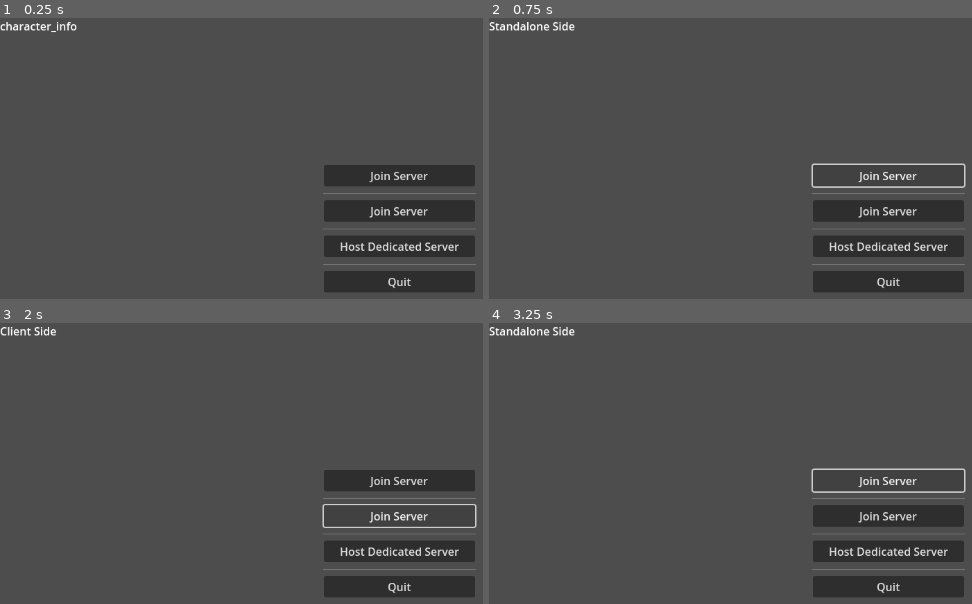
Above: before the commit, frames 1-4 (two rows, left to right).
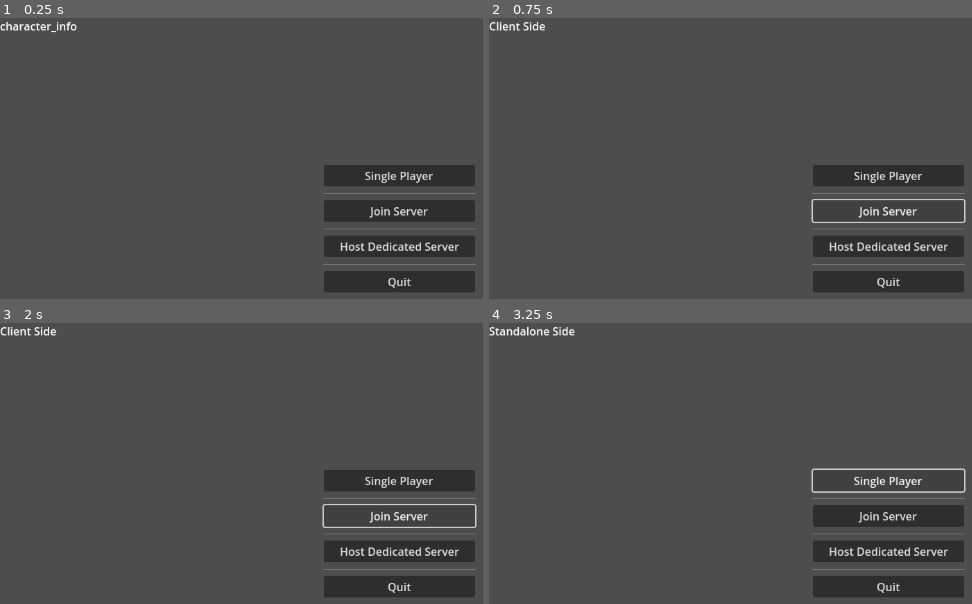
Above: after the commit, the same moments.

Repository: Fox-Alpha/Godot-4-Roguelike-Multiplayer
Game: Godot game, scene res://scenes/main.tscn
The game is run twice, just before and just after one commit, with the same random seed, the same clock (stepped at 60 frames per second) and the same inputs.
Inputs:
- Up to frame 1 (0.25 s): no input
- Up to frame 2 (0.75 s): click "Join Server" at 0.5 s
- Up to frame 3 (2 s): click "Join Server" at 1.25 s
- Up to frame 4 (3.25 s): click "Host Dedicated Server" at 2 s; click "Join Server" (after the commit: "Single Player") at 2.75 s

The runs differ from the first frame. In frame 1, 0.2% of the frame differs, in the area x 75-90%, y 54-59%; in frame 2, 1.6%, in the area x 0-99%, y 1-73%; in frame 3, 0.2%; in frame 4, 0.3%.

Commit message:
Rem: Spawner and entity node

Diff:
--- a/2-prototype-projects/prot_multiplayer_gdscript_host_and_play/scenes/main.tscn
+++ b/2-prototype-projects/prot_multiplayer_gdscript_host_and_play/scenes/main.tscn
@@ -1,7 +1,6 @@
-[gd_scene load_steps=3 format=3 uid="uid://b6lgaaijpjci8"]
+[gd_scene load_steps=2 format=3 uid="uid://b6lgaaijpjci8"]
 
 [ext_resource type="Script" path="res://scripts/menu_controller.gd" id="1_n3q4e"]
-[ext_resource type="Script" path="res://scenes/custom_spawner.gd" id="2_dkqqk"]
 
 [node name="Main" type="Node2D"]
 script = ExtResource("1_n3q4e")
@@ -22,8 +21,7 @@
 offset_bottom = 23.0
 text = "character_info"
 
-[node name="ButtonsGroup" type="Control" parent="CanvasLayerUI"]
-unique_name_in_owner = true
+[node name="ButtonGroup" type="Control" parent="CanvasLayerUI"]
 layout_mode = 3
 anchors_preset = 15
 anchor_right = 1.0
@@ -31,7 +29,7 @@
 grow_horizontal = 2
 grow_vertical = 2
 
-[node name="VBoxContainer" type="VBoxContainer" parent="CanvasLayerUI/ButtonsGroup"]
+[node name="VBoxContainer" type="VBoxContainer" parent="CanvasLayerUI/ButtonGroup"]
 layout_mode = 1
 anchors_preset = 8
 anchor_left = 0.5
@@ -46,38 +44,32 @@
 grow_vertical = 2
 theme_override_constants/separation = 8
 
-[node name="ButtonSinglePlayer" type="Button" parent="CanvasLayerUI/ButtonsGroup/VBoxContainer"]
+[node name="ButtonSinglePlayer" type="Button" parent="CanvasLayerUI/ButtonGroup/VBoxContainer"]
+layout_mode = 2
+text = "Single Player"
+
+[node name="HSeparator2" type="HSeparator" parent="CanvasLayerUI/ButtonGroup/VBoxContainer"]
+layout_mode = 2
+
+[node name="ButtonJoinServer" type="Button" parent="CanvasLayerUI/ButtonGroup/VBoxContainer"]
 layout_mode = 2
 text = "Join Server"
 
-[node name="HSeparator2" type="HSeparator" parent="CanvasLayerUI/ButtonsGroup/VBoxContainer"]
+[node name="HSeparator3" type="HSeparator" parent="CanvasLayerUI/ButtonGroup/VBoxContainer"]
 layout_mode = 2
 
-[node name="ButtonJoinServer" type="Button" parent="CanvasLayerUI/ButtonsGroup/VBoxContainer"]
-layout_mode = 2
-text = "Join Server"
-
-[node name="HSeparator3" type="HSeparator" parent="CanvasLayerUI/ButtonsGroup/VBoxContainer"]
-layout_mode = 2
-
-[node name="ButtonDediServer" type="Button" parent="CanvasLayerUI/ButtonsGroup/VBoxContainer"]
+[node name="ButtonDediServer" type="Button" parent="CanvasLayerUI/ButtonGroup/VBoxContainer"]
 layout_mode = 2
 text = "Host Dedicated Server"
 
-[node name="HSeparator" type="HSeparator" parent="CanvasLayerUI/ButtonsGroup/VBoxContainer"]
+[node name="HSeparator" type="HSeparator" parent="CanvasLayerUI/ButtonGroup/VBoxContainer"]
 layout_mode = 2
 
-[node name="ButtonQuitApp" type="Button" parent="CanvasLayerUI/ButtonsGroup/VBoxContainer"]
+[node name="ButtonQuitApp" type="Button" parent="CanvasLayerUI/ButtonGroup/VBoxContainer"]
 layout_mode = 2
 text = "Quit"
 
-[node name="EntityArray" type="Node" parent="."]
-
-[node name="MultiplayerSpawner" type="MultiplayerSpawner" parent="."]
-spawn_path = NodePath("../EntityArray")
-script = ExtResource("2_dkqqk")
-
-[connection signal="pressed" from="CanvasLayerUI/ButtonsGroup/VBoxContainer/ButtonSinglePlayer" to="." method="_on_menu_button_pressed" binds= [0]]
-[connection signal="pressed" from="CanvasLayerUI/ButtonsGroup/VBoxContainer/ButtonJoinServer" to="." method="_on_menu_button_pressed" binds= [1]]
-[connection signal="pressed" from="CanvasLayerUI/ButtonsGroup/VBoxContainer/ButtonDediServer" to="." method="_on_menu_button_pressed" binds= [0]]
-[connection signal="pressed" from="CanvasLayerUI/ButtonsGroup/VBoxContainer/ButtonQuitApp" to="." method="_on_button_quit_app_pressed"]
+[connection signal="pressed" from="CanvasLayerUI/ButtonGroup/VBoxContainer/ButtonSinglePlayer" to="." method="_on_menu_button_pressed" binds= [0]]
+[connection signal="pressed" from="CanvasLayerUI/ButtonGroup/VBoxContainer/ButtonJoinServer" to="." method="_on_menu_button_pressed" binds= [1]]
+[connection signal="pressed" from="CanvasLayerUI/ButtonGroup/VBoxContainer/ButtonDediServer" to="." method="_on_menu_button_pressed" binds= [0]]
+[connection signal="pressed" from="CanvasLayerUI/ButtonGroup/VBoxContainer/ButtonQuitApp" to="." method="_on_button_quit_app_pressed"]
